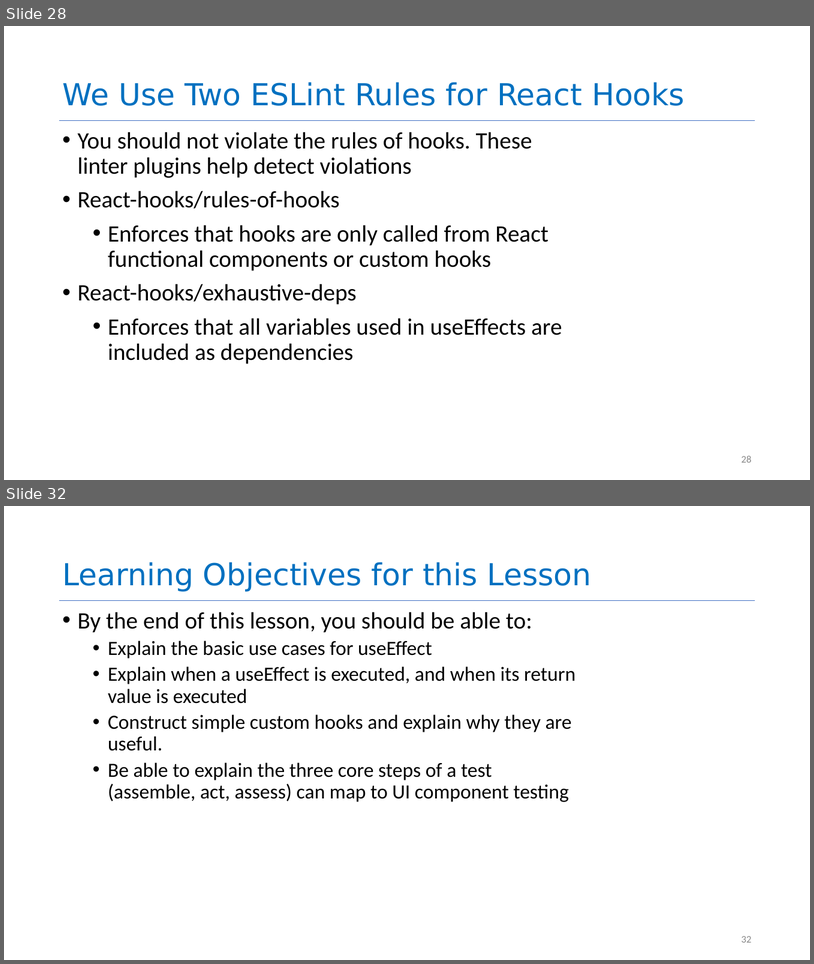
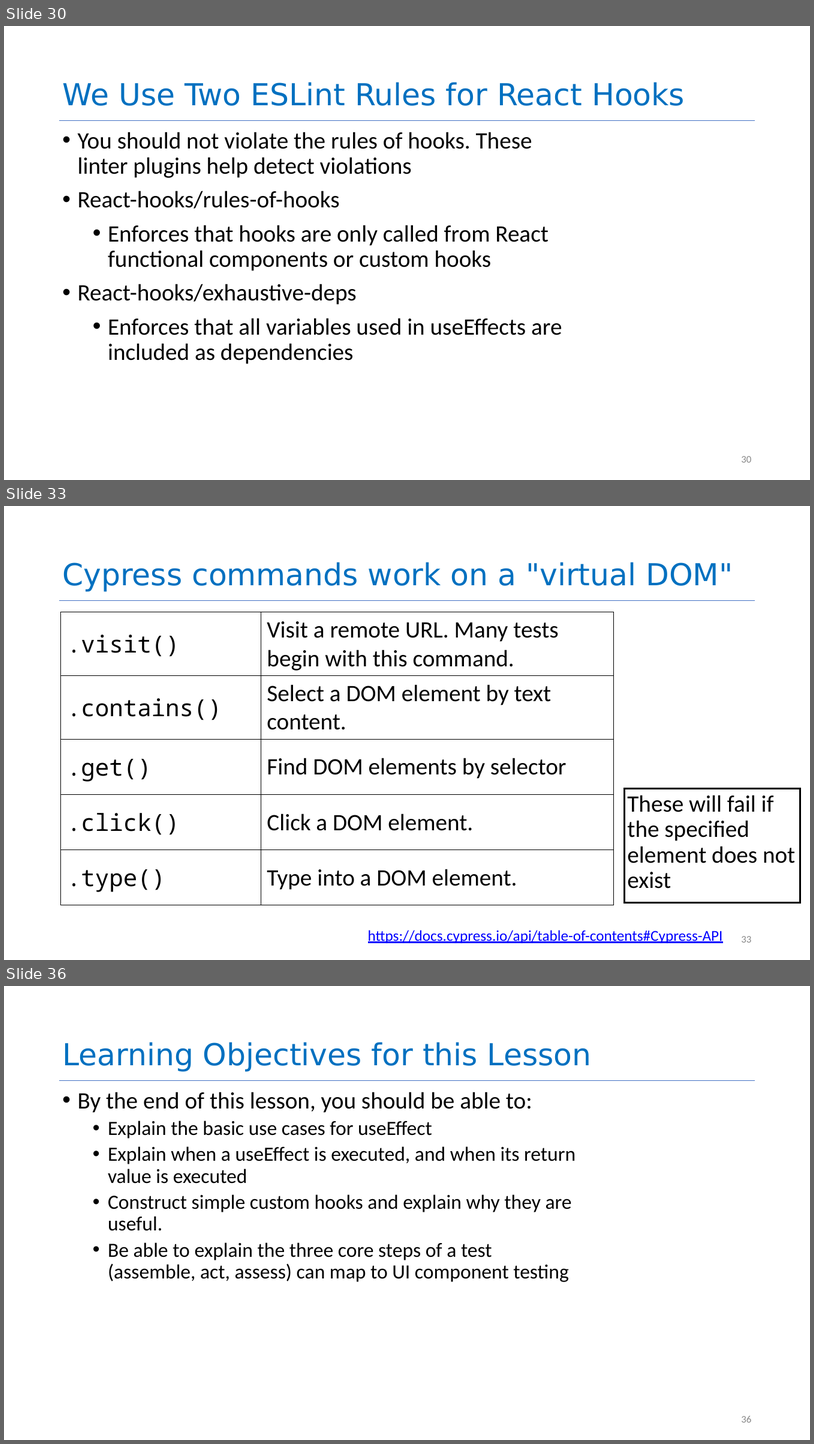
Before and after one commit to neu-se/CS4530-Spring-2025, a slide deck: Slides/Module 09 React Hooks.pptx. Shown one above the other, each under a label of ours: slides 28 and 32 before the commit, slides 30, 33 and 36 after it; the slides between them are not shown. The pictures are 814x964 and 814x1444 pixels, drawn with LibreOffice and Linux fonts; fonts in the diff are those of the drawing. Boxes give left, top, right and bottom in pixels: in the first picture for what was removed or moved away, otherwise in the second. Text is boxed around its words. In the diff, an @@ line names an element or a change of style, - is before the commit and + after.

```diff
--- a/Slides/Module 09 React Hooks.pptx
+++ b/Slides/Module 09 React Hooks.pptx
@@ slide 33 added at (x1=4, y1=506, x2=810, y2=960), background #FFFFFF; not listed: 1 template element that a slide beside it also shows @@
@@ title added at (x1=62, y1=562, x2=733, y2=592), 36 pt, text #0070C0 @@
+Cypress commands work on a "virtual DOM"
@@ table added at (x1=61, y1=612, x2=614, y2=903), 5 rows, 2 columns @@
+.visit() | Visit a remote URL. Many tests begin with this command.
+.contains() | Select a DOM element by text content.
+.get() | Find DOM elements by selector
+.click() | Click a DOM element.
+.type() | Type into a DOM element.
@@ text added at (x1=624, y1=789, x2=800, y2=903), fill #FFFFFF, outline #000000 1 pt, 28 pt, text #000000 @@
+These will fail if the specified element does not exist
@@ text added at (x1=368, y1=930, x2=723, y2=943), 18 pt, text #0000FF, underline @@
+https://docs.cypress.io/api/table-of-contents#Cypress-API
@@ page number added at (x1=741, y1=936, x2=752, y2=942), 12 pt, text #888888 @@
+33
@@ what was slide 28 is now slide 30 @@
@@ page number at (x1=741, y1=456, x2=752, y2=462): text changed @@
-28
+30
@@ what was slide 32 is now slide 36 @@
@@ page number at (x1=741, y1=1415, x2=752, y2=1422): text changed @@
-32
+36
```
Also in this commit, not shown: 8 slides changed, 4 other slides added, 1 slide removed, 4 other files.
